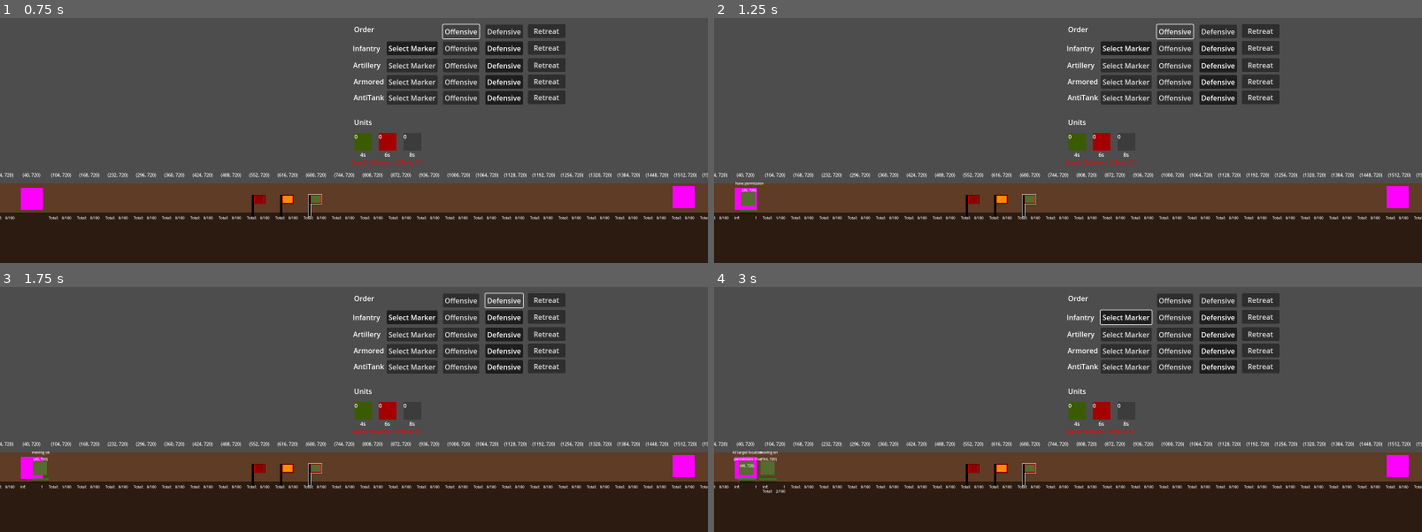
Above: before the commit, frames 1-4 (two rows, left to right).
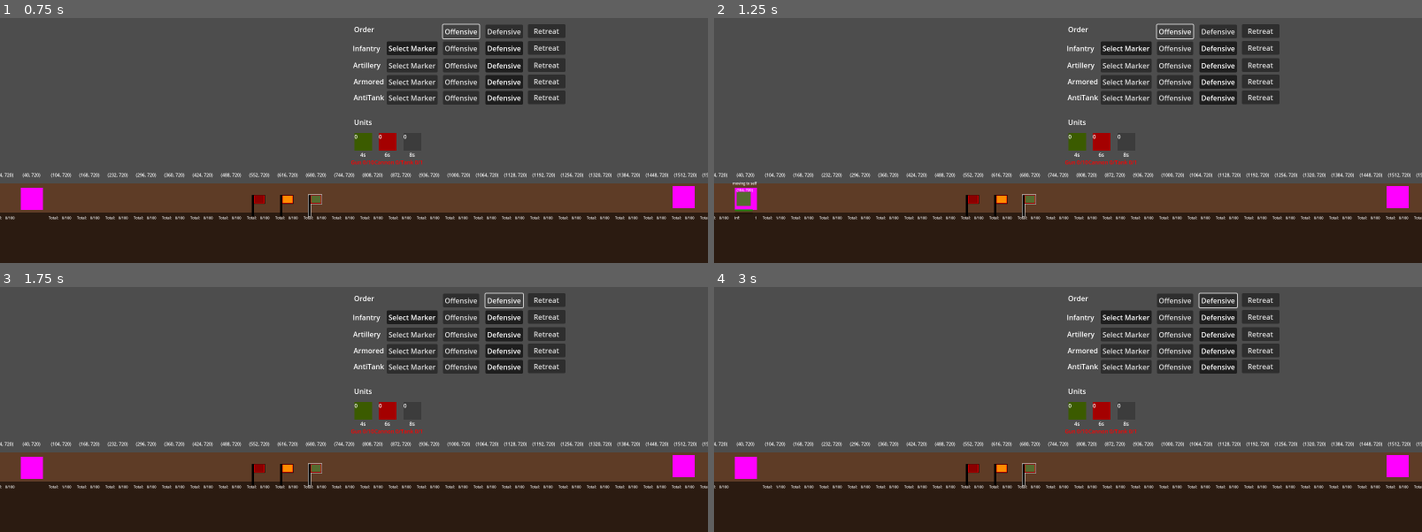
Above: after the commit, the same moments.

Repository: dwlee0802/AttritionWarfare
Game: Godot game, scene res://Scenes/game.tscn
The game is run twice, just before and just after one commit, with the same random seed, the same clock (stepped at 60 frames per second) and the same inputs.
Inputs:
- Up to frame 1 (0.75 s): click "Offensive" at 0.5 s
- Up to frame 2 (1.25 s): no input
- Up to frame 3 (1.75 s): click "Defensive" at 1.25 s
- Up to frame 4 (3 s): click "Retreat" at 2 s; click "Select Marker" at 2.75 s

Frame 1 is identical in both runs. In frame 2, 0.2% of the frame differs, in the area x 2-7%, y 66-80%; in frame 3, 0.2%; in frame 4, 0.7%, in the area x 2-74%, y 2-85%.

Commit message:
Trying to fix unit movement to work with more cases.

Diff:
--- a/Scenes/game.tscn
+++ b/Scenes/game.tscn
@@ -1141,11 +1141,12 @@
 mouse_filter = 2
 script = ExtResource("16_g4x6a")
 
-[node name="PlayerHQ" type="StaticBody2D" parent="World"]
+[node name="PlayerHQ" type="StaticBody2D" parent="World" node_paths=PackedStringArray("currentBlock")]
 position = Vector2(72, 755)
 collision_mask = 0
 script = ExtResource("5_ajpi1")
 autoSpawn = true
+currentBlock = NodePath("../Ground/Block2")
 
 [node name="CollisionShape2D" type="CollisionShape2D" parent="World/PlayerHQ"]
 shape = SubResource("RectangleShape2D_4wbwj")
@@ -1156,6 +1157,7 @@
 
 [node name="SpawnTimer" type="Timer" parent="World/PlayerHQ"]
 process_callback = 0
+one_shot = true
 
 [node name="SpawnTimer2" type="Timer" parent="World/PlayerHQ"]
 process_callback = 0
--- a/Scripts/Block.gd
+++ b/Scripts/Block.gd
@@ -21,6 +21,7 @@
 # Called when the node enters the scene tree for the first time.
 func _ready():
 	maxCombatWidth = 100
+	CheckIfCapital()
 	pass # Replace with function body.
 
 
@@ -65,25 +66,17 @@
 		if unit is Unit:
 			if unit.global_position.x > global_position.x and unit.global_position.x < global_position.x + size.x:
 				output.append(unit)
-				if unit.currentBlock != self:
-					unit.currentBlock = self
-					#unit.hasPermission = false
 
 	return output
 
 
-func CheckIfCapital() -> bool:
+func CheckIfCapital():
 	var results = detectionArea.get_overlapping_bodies()
 	var output = []
 	for unit in results:
-		if unit is Unit:
-			if unit.global_position.x >= global_position.x and unit.global_position.x < global_position.x + size.x:
-				output.append(unit)
-				if unit.currentBlock != self:
-					unit.currentBlock = self
-					unit.hasPermission = false
-
-	return output
+		if unit is HQ:
+			ignoreCombatWidth = true
+			unit.currentBlock = self
 
 
 func isFull() -> bool:
--- a/Scripts/HQ.gd
+++ b/Scripts/HQ.gd
@@ -9,6 +9,8 @@
 @export var isPlayerHQ: bool = true
 
 @export var autoSpawn: bool = false
+
+@export var currentBlock: Block
 
 
 # Called when the node enters the scene tree for the first time.
@@ -36,3 +38,4 @@
 	add_child(newUnit)
 	newUnit.global_position = global_position
 	newUnit.SetPlayerUnit(isPlayerHQ)
+	newUnit.currentBlock = currentBlock
--- a/Scripts/Unit.gd
+++ b/Scripts/Unit.gd
@@ -38,6 +38,7 @@
 
 var currentBlock: Block
 var hasPermission: bool = false
+var hasVisitedCurrentBlock: bool = false
 
 @onready var debugLabel: Label = $DebugLabel
 var debugStatus: String = ""
@@ -60,6 +61,9 @@
 	if currentBlock != null:
 		debugLabel.text += "\n" + str(currentBlock.global_position)
 
+	print("haspermission: " + str(hasPermission))
+	print("hasVisitedCurrentBlock: " + str(hasVisitedCurrentBlock))
+	print(str(velocity))
 
 func SetPlayerUnit(val):
 	isPlayerUnit = val
@@ -247,8 +251,8 @@
 		debugStatus = "At target location" + "\n permission: " + str(hasPermission)
 		return true
 	else:
-		# finish moving to center of current block
-		if AtCurrent():
+		# since we have visited consider going to next block
+		if hasVisitedCurrentBlock:
 			velocity = Vector2.ZERO
 
 			# determine which direction we need to go to
@@ -271,25 +275,27 @@
 
 					# dont try to get permission if current block is target
 					hasPermission = nextBlock.GivePermission()
+
 					# no longer occupying current block's combat width
 					if hasPermission:
 						currentBlock.curCombatWidth -= 1
 						currentBlock = nextBlock
+						hasVisitedCurrentBlock = false
+
+		# finish moving to center of current block
 		else:
-			# keep moving if not at current block
-			if hasPermission:
-				debugStatus = "moving on"
-				return false
-			else:
-				debugStatus = "moving to self"
-
-				if global_position.x - currentBlock.global_position.x + currentBlock.size.x / 2 > POSITION_ERROR:
-					velocity = Vector2.RIGHT
-				elif global_position.x - currentBlock.global_position.x + currentBlock.size.x / 2 > -POSITION_ERROR:
-					velocity = Vector2.LEFT
-
-	velocity *= speed
-	return false
+			debugStatus = "moving to self"
+
+			if global_position.x - currentBlock.global_position.x + currentBlock.size.x / 2 > POSITION_ERROR:
+				velocity = Vector2.RIGHT
+			elif global_position.x - currentBlock.global_position.x + currentBlock.size.x / 2 > -POSITION_ERROR:
+				velocity = Vector2.LEFT
+
+			hasVisitedCurrentBlock = AtCurrent()
+			hasPermission = false
+
+		velocity *= speed
+		return false
 
 
 # unit should move to current block when it can't go to any other blocks
